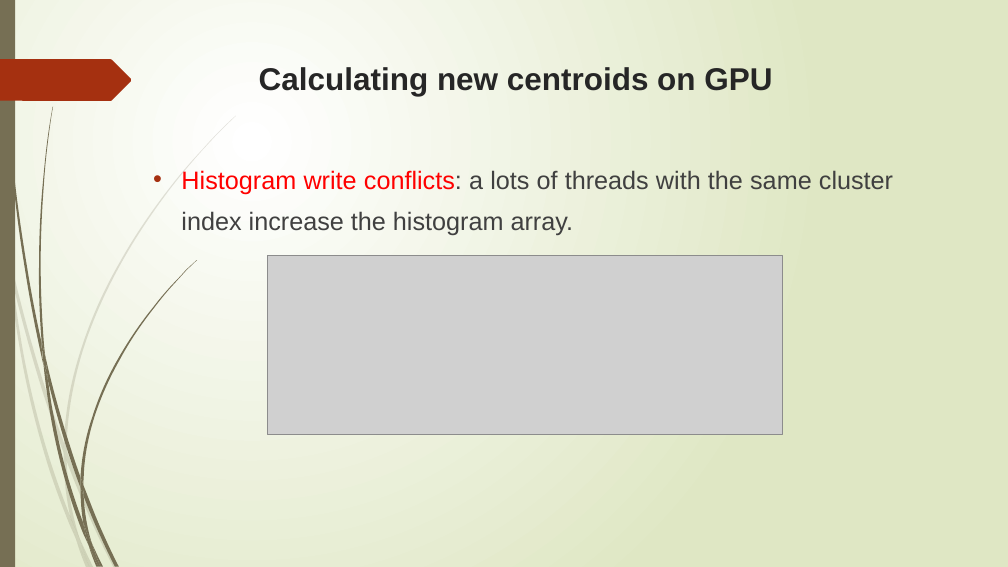
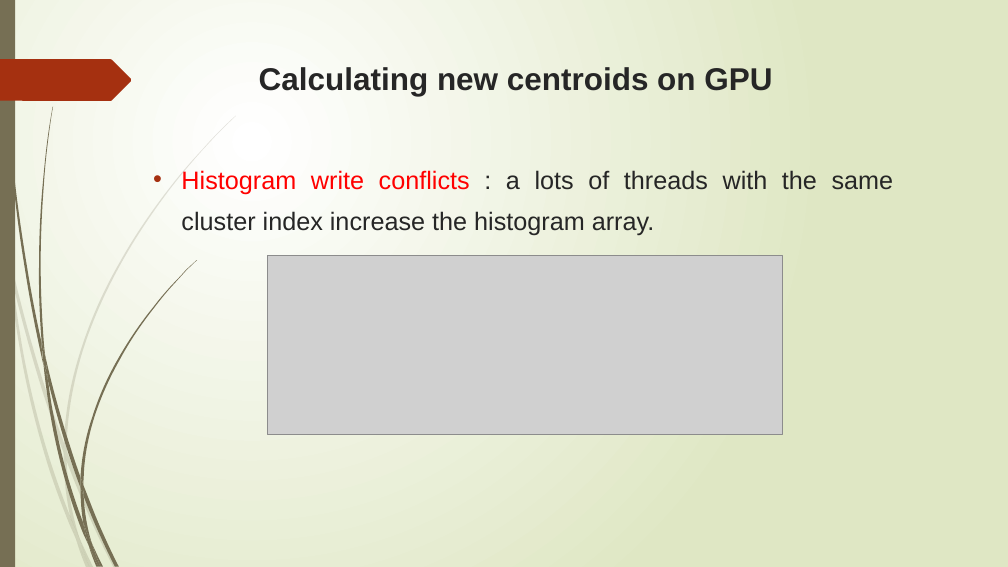
Before and after one commit to trungvdhp/master-ntou, a slide deck: slide 21 of ImageProcessing/Speeding up GFKM.pptx. Drawn at 1008x567 pixels with LibreOffice and Linux fonts; fonts in the diff are those of the drawing; grey boxes stand for pictures. Boxes give left, top, right and bottom in pixels: in the first picture for what was removed or moved away, otherwise in the second. Text is boxed around its words. In the diff, an @@ line names an element or a change of style, - is before the commit and + after.

```diff
--- a/ImageProcessing/Speeding up GFKM.pptx
+++ b/ImageProcessing/Speeding up GFKM.pptx
@@ text at bbox=[181, 170, 894, 235]: text changed; text colour #404040 to #262626 @@
-  • Histogram write conflicts: a lots of threads with the same cluster index increase the histogram array.
+  • Histogram write conflicts : a lots of threads with the same cluster index increase the histogram array.
```
Also in this commit, not shown: 29 other slides changed.
